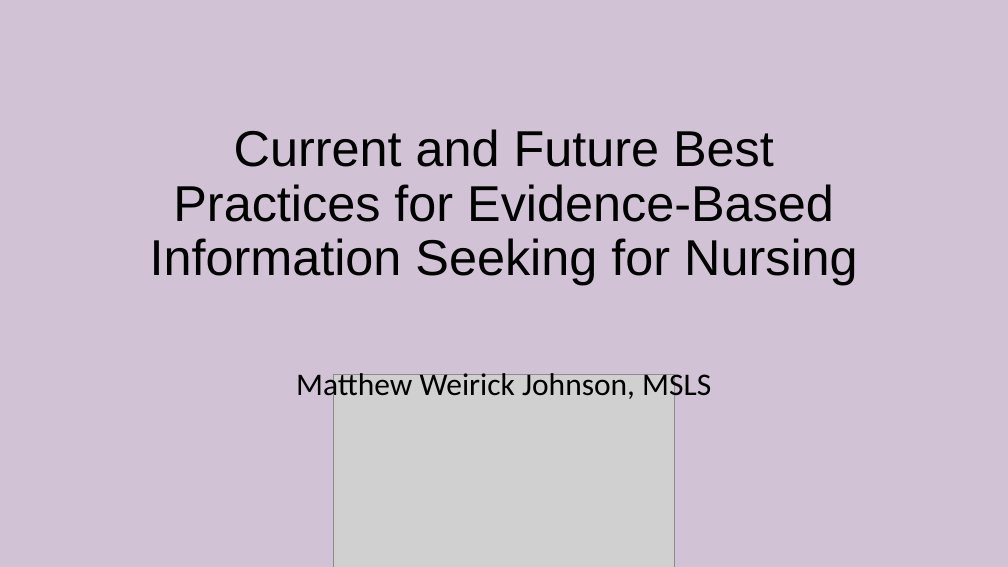
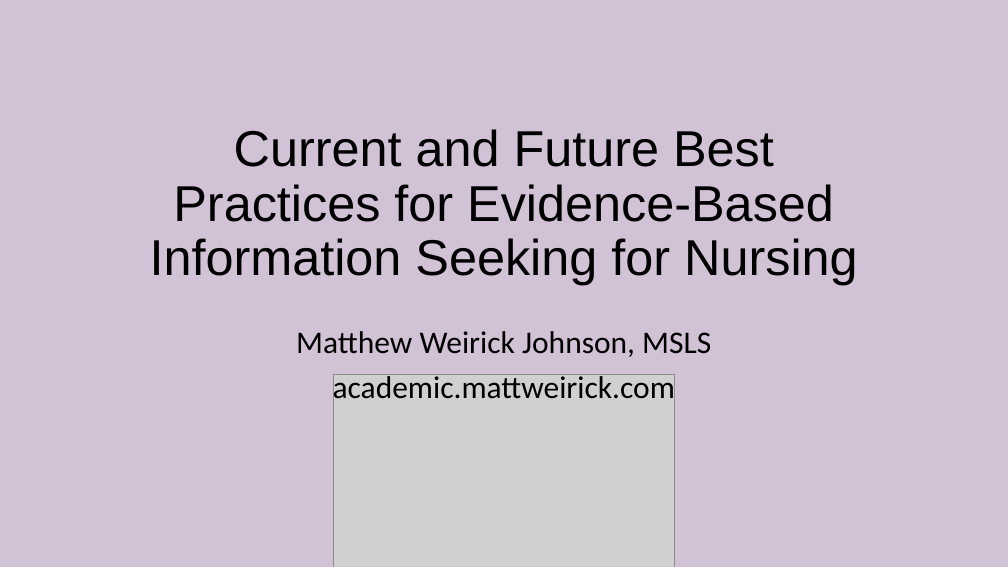
Before and after one commit to mattweirick/mattweirick.github.io, a slide deck: slide 1 of files/au-presentation-20181009.pptx. Drawn at 1008x567 pixels with LibreOffice and Linux fonts; fonts in the diff are those of the drawing; grey boxes stand for pictures. Boxes give left, top, right and bottom in pixels: in the first picture for what was removed or moved away, otherwise in the second. Text is boxed around its words. In the diff, an @@ line names an element or a change of style, - is before the commit and + after.

```diff
--- a/files/au-presentation-20181009.pptx
+++ b/files/au-presentation-20181009.pptx
@@ subtitle "Matthew Weirick Johnson, MSLS": place and size @@
-subtitle "Matthew Weirick Johnson, MSLS" at bbox=[296, 373, 711, 403]
+subtitle "Matthew Weirick Johnson, MSLS" at bbox=[296, 331, 711, 405]
@@ subtitle at bbox=[333, 374, 675, 405]: paragraph added @@
+academic.mattweirick.com
```
Also in this commit, not shown: 5 other slides changed, 2 slides removed.
